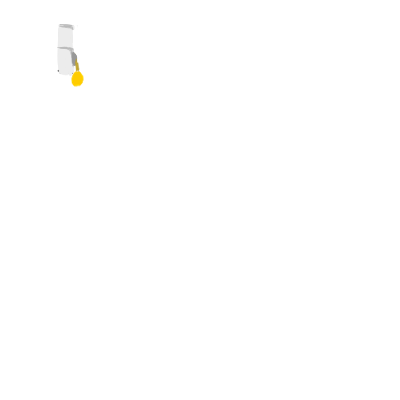
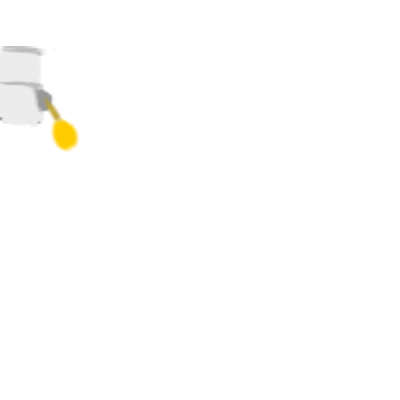
Comparing the layer stacks of the two (400, 400) images. Changes:
painted on "Layer 4" over [0, 24, 84, 154]
painted on "Copy of Layer 4" over [0, 24, 84, 154]
